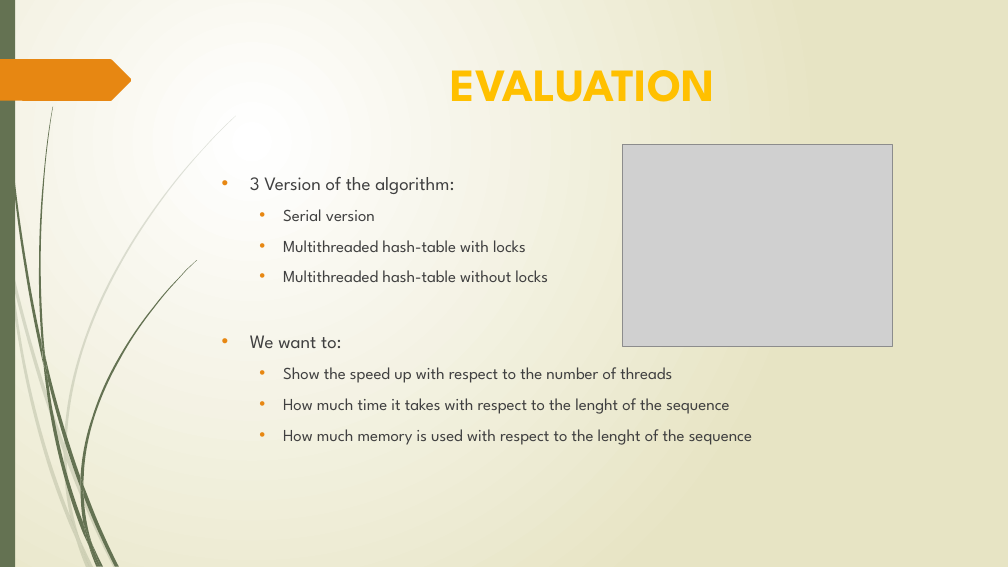
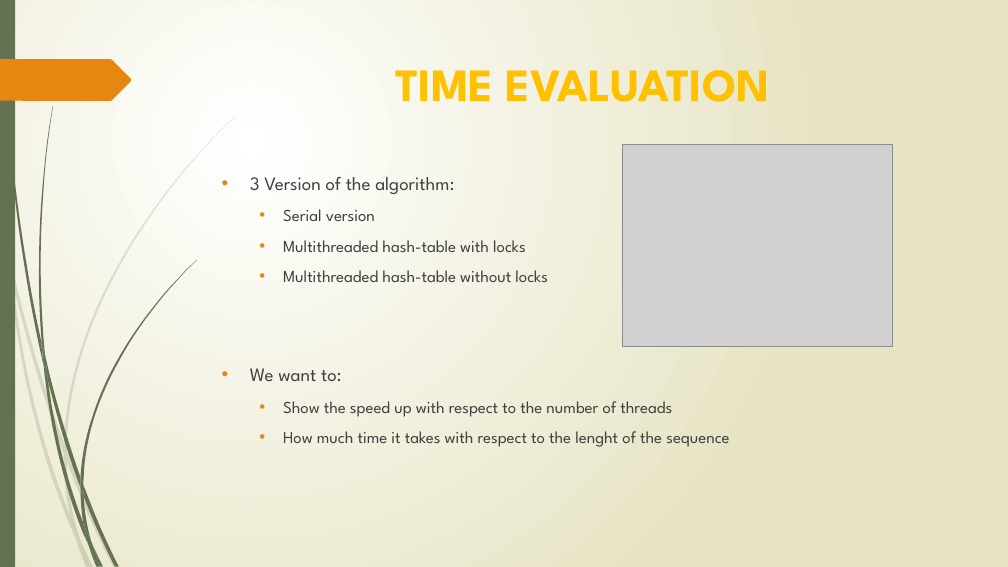
Before and after one commit to DiegoGabo/ProgettoAAPP, a slide deck: slide 22 of Presentation.pptx. Drawn at 1008x567 pixels with LibreOffice and Linux fonts; fonts in the diff are those of the drawing; grey boxes stand for pictures. Boxes give left, top, right and bottom in pixels: in the first picture for what was removed or moved away, otherwise in the second. Text is boxed around its words. In the diff, an @@ line names an element or a change of style, - is before the commit and + after.

```diff
--- a/Presentation.pptx
+++ b/Presentation.pptx
@@ text at bbox=[395, 70, 770, 102]: text changed @@
-EVALUATION
+TIME EVALUATION
@@ text at bbox=[283, 429, 752, 445]: paragraph removed @@
-  • How much memory is used with respect to the lenght of the sequence
```
Also in this commit, not shown: 2 other slides changed, 6 slides added, 1 slide removed, 17 other files.
